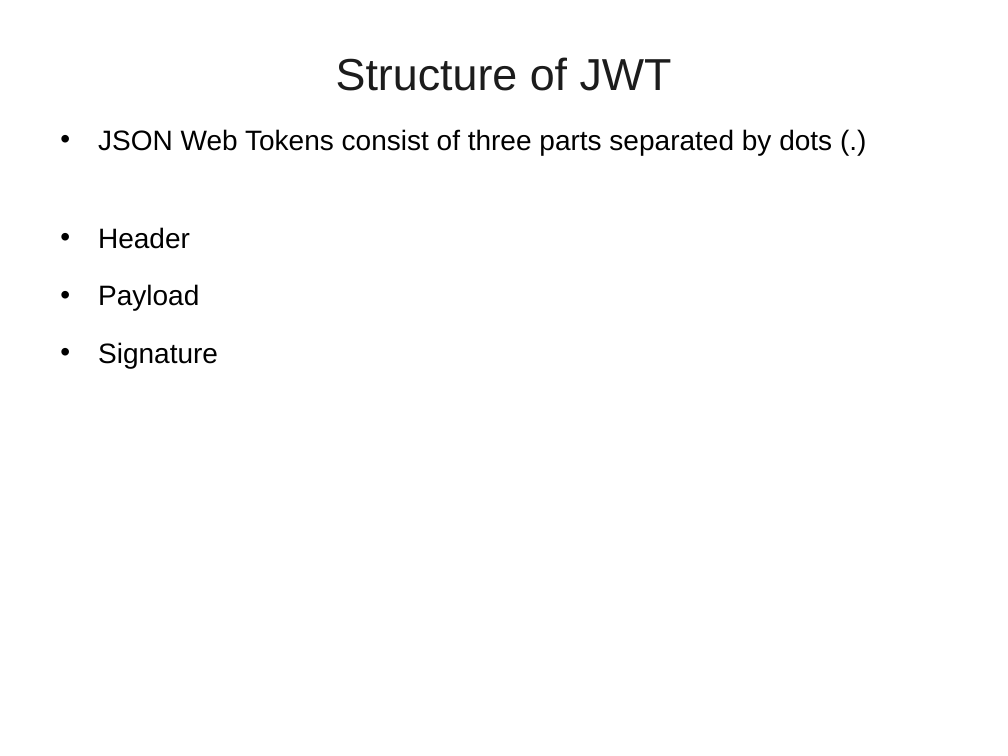
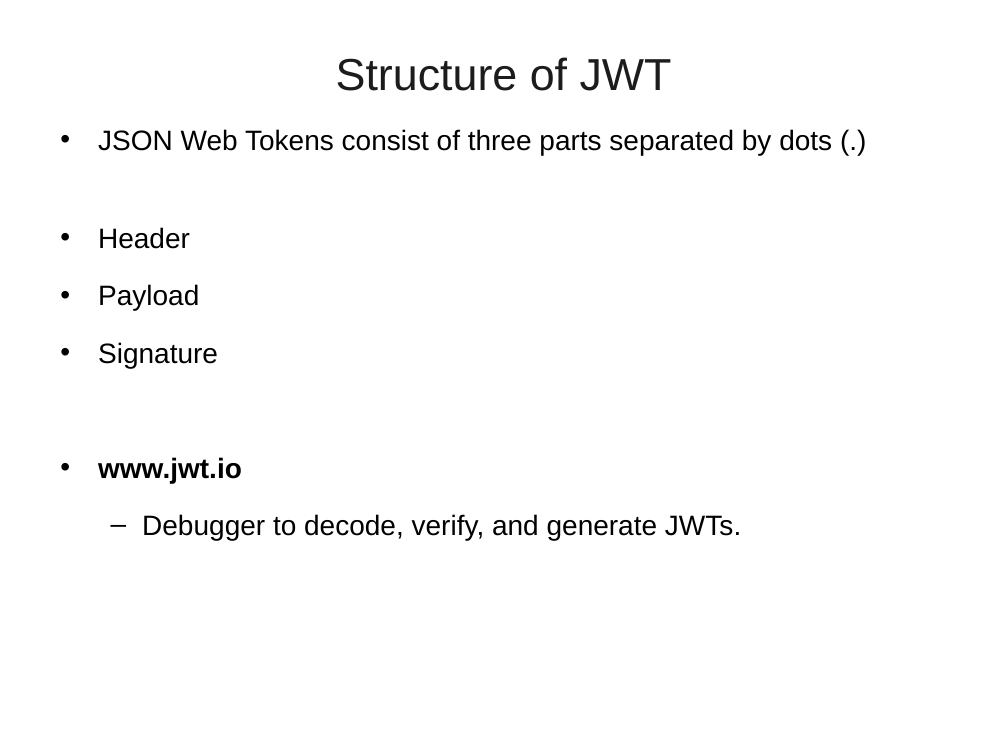
Before and after one commit to vatsanTraining/freshers_dec_2021, a slide deck: slide 20 of MicroService_Module_2.ppt (slide 29 before the commit). Drawn at 1008x756 pixels with LibreOffice and Linux fonts; fonts in the diff are those of the drawing; background and template pictures are left out. Boxes give left, top, right and bottom in pixels: in the first picture for what was removed or moved away, otherwise in the second. Text is boxed around its words. In the diff, an @@ line names an element or a change of style, - is before the commit and + after.

```diff
--- a/MicroService_Module_2.ppt
+++ b/MicroService_Module_2.ppt
@@ text at (98,457,741,540): paragraphs added @@
+• www.jwt.io
+  – Debugger to decode, verify, and generate JWTs.
```
Also in this commit, not shown: 12 other slides changed, 22 slides added, 34 slides removed.
